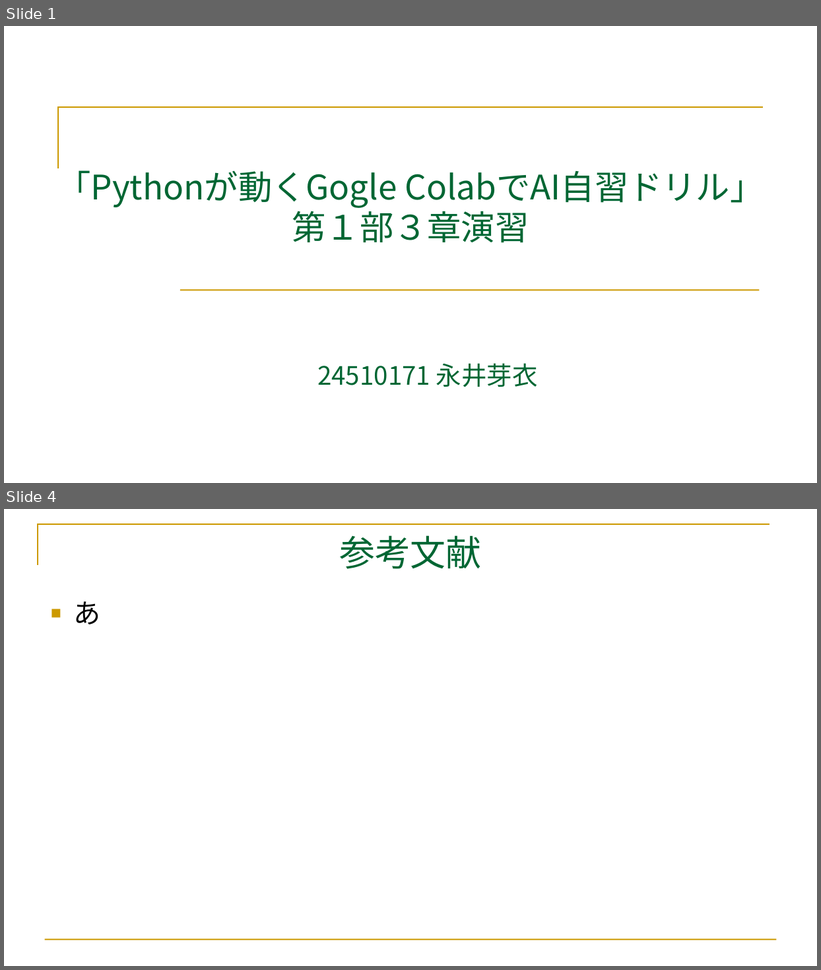
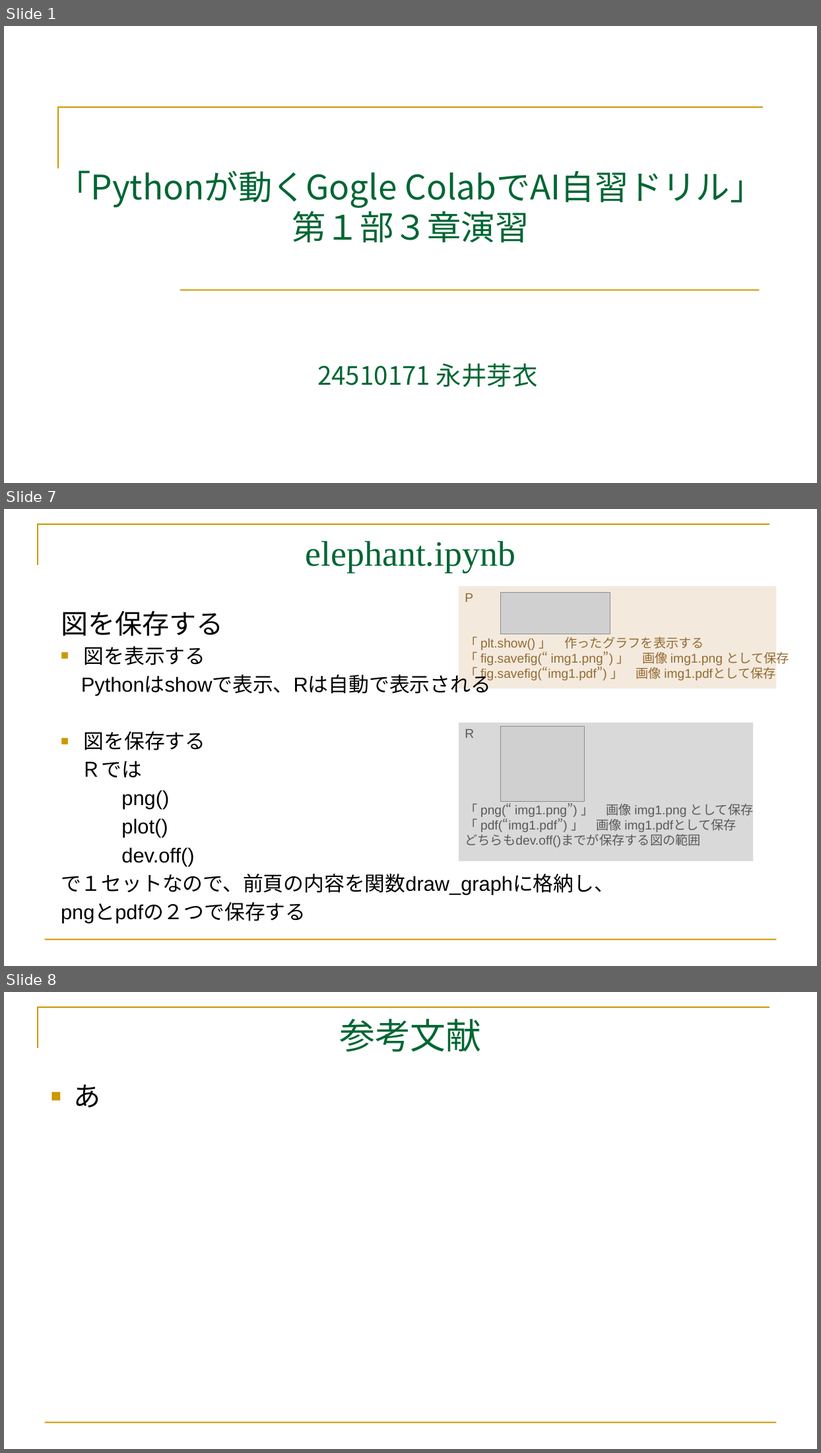
Before and after one commit to mei-517/GoogleColab, a slide deck: GoogleColab.part3.pptx. Shown one above the other, each under a label of ours: slides 1 and 4 before the commit, slides 1, 7 and 8 after it; the slides between them are not shown. The pictures are 821x970 and 821x1453 pixels, drawn with LibreOffice and Linux fonts; fonts in the diff are those of the drawing; grey boxes stand for pictures. Boxes give left, top, right and bottom in pixels: in the first picture for what was removed or moved away, otherwise in the second. Text is boxed around its words. In the diff, an @@ line names an element or a change of style, - is before the commit and + after.

```diff
--- a/GoogleColab.part3.pptx
+++ b/GoogleColab.part3.pptx
@@ slide 7 added at bbox=[4, 509, 817, 966], background #FFFFFF; not listed: 2 template elements that a slide beside it also shows @@
@@ title added at bbox=[306, 541, 516, 573], 42 pt, text #006633 @@
+elephant.ipynb
@@ rectangle added at bbox=[459, 586, 777, 689], fill #F3EADD, 15 pt, text #946A32 @@
+P
+「 plt.show() 」 作ったグラフを表示する
+「 fig.savefig(“ img1.png”) 」 画像 img1.png として保存
+「 fig.savefig(“img1.pdf”) 」 画像 img1.pdfとして保存
@@ picture added at bbox=[501, 593, 611, 634] @@
@@ text added at bbox=[61, 611, 614, 923], 24 pt, text #000000 @@
+図を保存する
+■ 図を表示する
+Pythonはshowで表示、Rは自動で表示される
+■ 図を保存する
+Ｒでは
+png()
+plot()
+dev.off()
+で１セットなので、前頁の内容を関数draw_graphに格納し、
+pngとpdfの２つで保存する
@@ rectangle added at bbox=[459, 723, 753, 861], fill #D9D9D9, 15 pt, text #595959 @@
+R
+「 png(“ img1.png”) 」 画像 img1.png として保存
+「 pdf(“img1.pdf”) 」 画像 img1.pdfとして保存
+どちらもdev.off()までが保存する図の範囲
@@ picture added at bbox=[501, 727, 585, 802] @@
@@ what was slide 4 is now slide 8 @@
```
Also in this commit, not shown: 1 slide changed, 4 other slides added, 1 slide removed, 5 other files.
